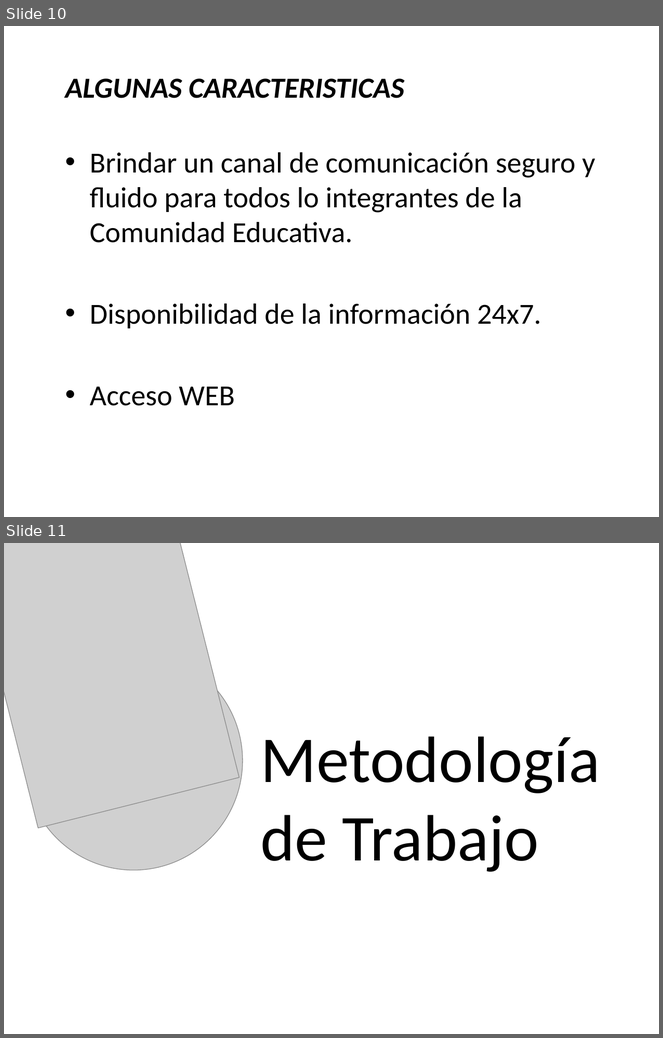
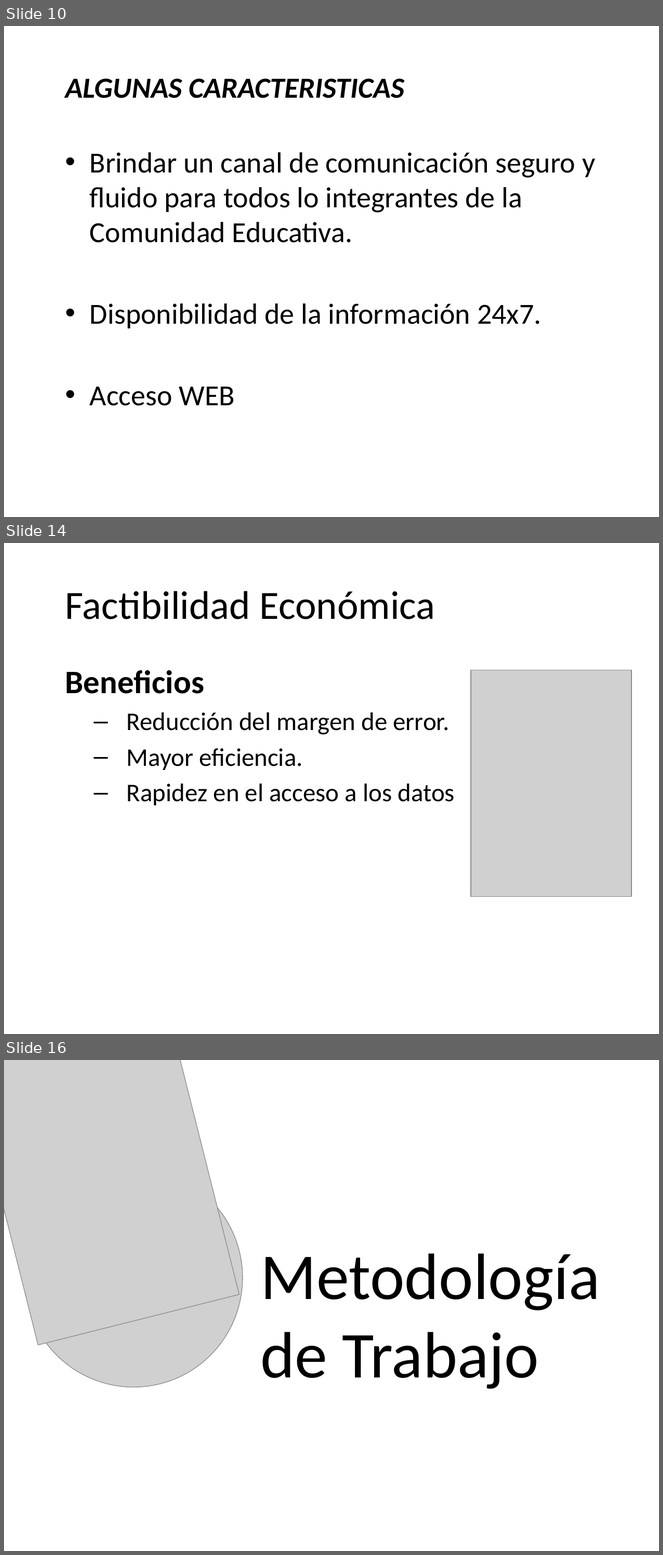
Before and after one commit to martinherr3/blpm, a slide deck: Docs/01-Relevamiento Inicial/Presentacion/PrimeraExposicion - Resumida.pptx. Shown one above the other, each under a label of ours: slides 10 and 11 before the commit, slides 10, 14 and 16 after it; the slides between them are not shown. The pictures are 663x1038 and 663x1555 pixels, drawn with LibreOffice and Linux fonts; fonts in the diff are those of the drawing; grey boxes stand for pictures; background and template pictures are left out. Boxes give left, top, right and bottom in pixels: in the first picture for what was removed or moved away, otherwise in the second. Text is boxed around its words. In the diff, an @@ line names an element or a change of style, - is before the commit and + after.

```diff
--- a/Docs/01-Relevamiento Inicial/Presentacion/PrimeraExposicion - Resumida.pptx
+++ b/Docs/01-Relevamiento Inicial/Presentacion/PrimeraExposicion - Resumida.pptx
@@ slide 14 added at (4,543,659,1034), background picture (left out) @@
@@ title added at (65,591,436,619), 44 pt, text #000000 @@
+Factibilidad Económica
@@ text added at (65,670,455,806), 28 pt, text #000000 @@
+Beneficios
+  – Reducción del margen de error.
+  – Mayor eficiencia.
+  – Rapidez en el acceso a los datos
@@ picture added at (471,670,632,897) @@
@@ what was slide 11 is now slide 16 @@
```
Also in this commit, not shown: 7 slides changed, 5 other slides added, 1 slide removed.
